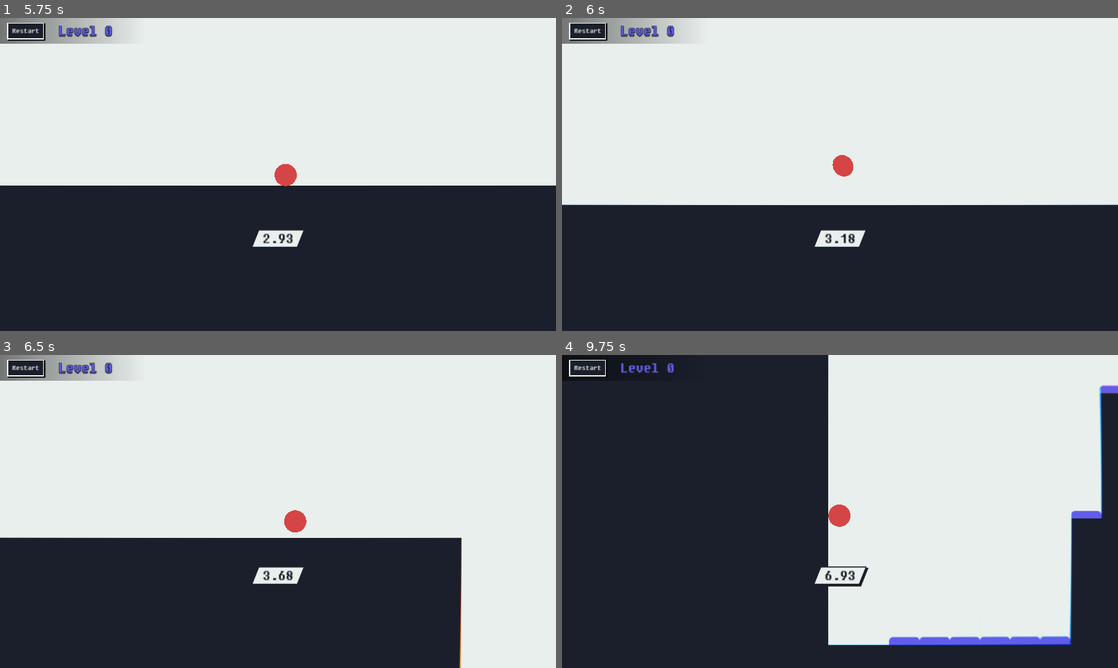
Above: before the commit, frames 1-4 (two rows, left to right).
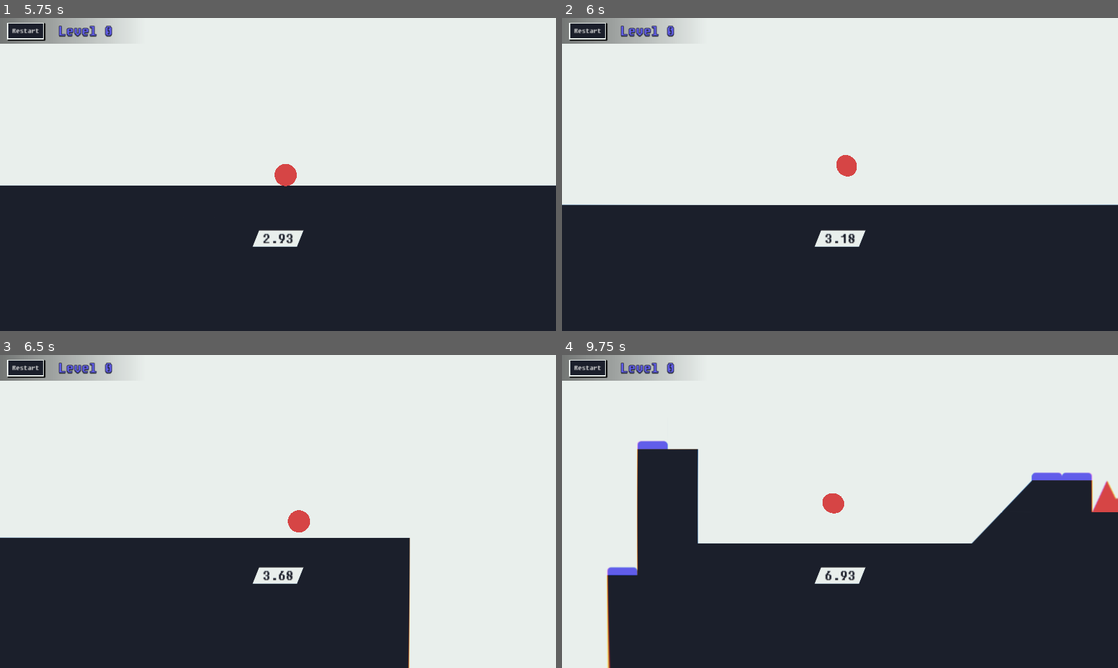
Above: after the commit, the same moments.

Repository: kagamiAL/CALHACKS_2024
Game: Godot game, scene res://scenes/Main/Main.tscn
The game is run twice, just before and just after one commit, with the same random seed, the same clock (stepped at 60 frames per second) and the same inputs.
Inputs:
- Up to frame 1 (5.75 s): click "Play" at 0.5 s; click "Restart" at 1.25 s; click "Restart" at 2 s; click "Restart" at 2.75 s; tap Enter (ui_accept) at 3.5, 3.6, 3.77, 4.07, 4.35, 4.52, 4.82, 5.1 s; hold Right (ui_right) 3.53-5.03 s; hold Left (ui_left) from 5.03 s (still down)
- Up to frame 2 (6 s): release Left (ui_left) at 5.78 s; hold Right (ui_right) from 5.78 s (still down); tap Enter (ui_accept) at 5.85 s
- Up to frame 3 (6.5 s): keep holding Right (ui_right); tap Enter (ui_accept) at 6.02, 6.32 s
- Up to frame 4 (9.75 s): tap Enter (ui_accept) at 6.6, 6.77, 7.07, 7.35, 7.52, 7.82, 8.1, 8.85, 9.02, 9.32, 9.6 s; release Right (ui_right) at 7.28 s; hold Left (ui_left) 7.28-8.03 s; hold Right (ui_right) 8.03-8.78 s; hold Left (ui_left) from 8.78 s (still down)

Frame 1 is identical in both runs. In frame 2, less than 0.1% of the frame differs, in the area x 48-53%, y 43-51%; in frame 3, 4.1%; in frame 4, 48%, in the area x 0-100%, y 0-100%.

Commit message:
Remove slowdown on jump

Diff:
--- a/scenes/Player/Player.gd
+++ b/scenes/Player/Player.gd
@@ -8,6 +8,8 @@
 @export var trampoline_bounce_amt = 0
 
 @onready var initial_time = Time.get_ticks_msec()
+
+@export_range(0, 1) var jump_slow_factor : float = 1
 
 var _collisions = []
 
@@ -45,7 +47,7 @@
 		$AnimationPlayer.play("jump")
 		$JumpAudio.play()
 		linear_velocity.y = JUMP_VELOCITY
-		linear_velocity.x *= 0
+		linear_velocity.x *= jump_slow_factor
 
 	# Get the input direction and handle the movement/deceleration.
 	# As good practice, you should replace UI actions with custom gameplay actions.
--- a/scenes/Player/Player.tscn
+++ b/scenes/Player/Player.tscn
@@ -134,6 +134,7 @@
 script = ExtResource("1_3ef65")
 SPEED = 25
 trampoline_bounce_amt = 1000
+jump_slow_factor = 0.574
 
 [node name="Camera2D" type="Camera2D" parent="."]
 top_level = true
